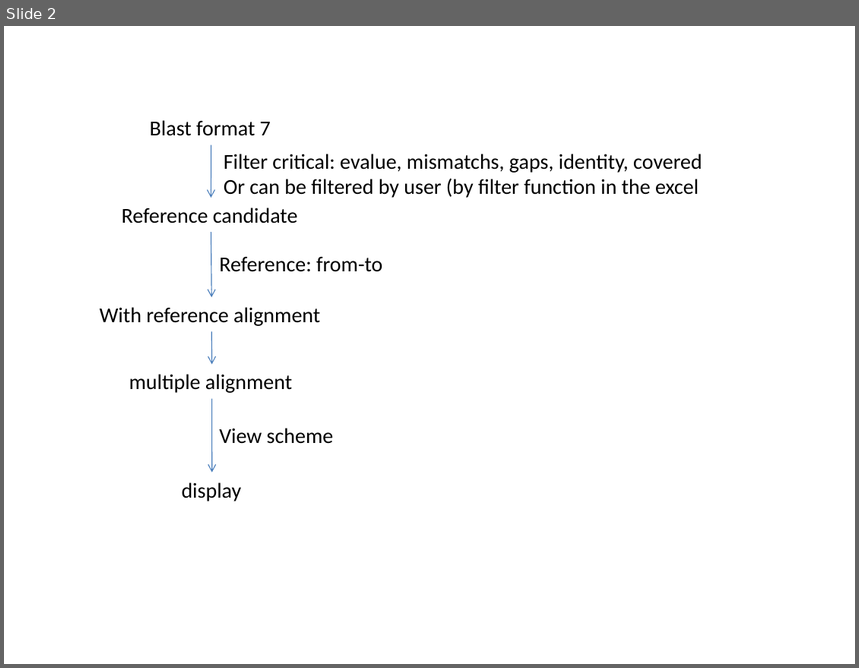
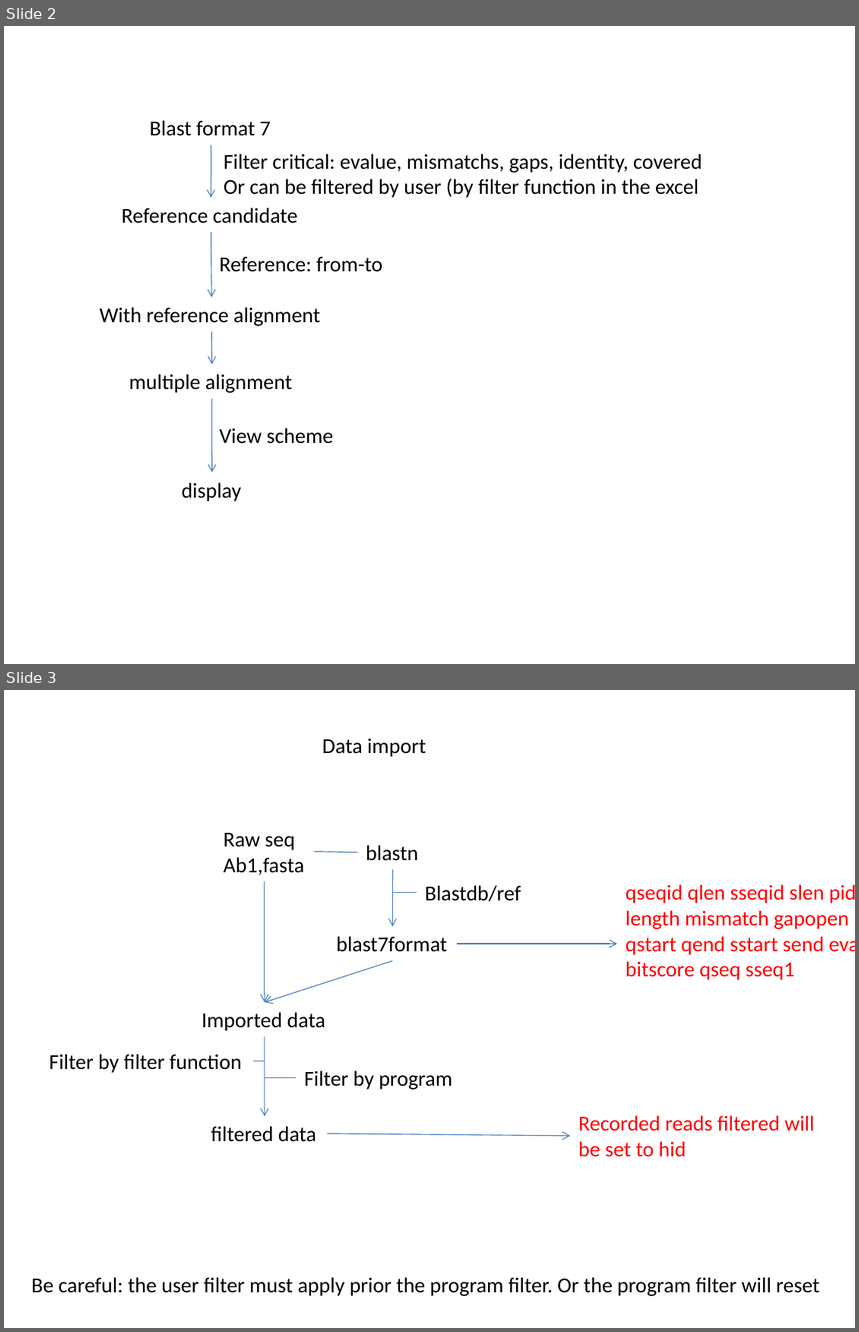
Before and after one commit to lry198010/EMview, a slide deck: doc/scheme_and_procedure.pptx. Shown one above the other, each under a label of ours: slide 2 before the commit, slides 2 and 3 after it. The pictures are 859x668 and 859x1332 pixels, drawn with LibreOffice and Linux fonts; fonts in the diff are those of the drawing. Boxes give left, top, right and bottom in pixels: in the first picture for what was removed or moved away, otherwise in the second. Text is boxed around its words. In the diff, an @@ line names an element or a change of style, - is before the commit and + after.

```diff
--- a/doc/scheme_and_procedure.pptx
+++ b/doc/scheme_and_procedure.pptx
@@ slide 3 added at <box>4,690,855,1328</box>, background #FFFFFF @@
@@ text added at <box>322,738,426,757</box>, 18 pt, text #000000 @@
+Data import
@@ text added at <box>224,833,305,875</box>, 18 pt, text #000000 @@
+Raw seq
+Ab1,fasta
@@ text added at <box>366,845,418,861</box>, 18 pt, text #000000 @@
+blastn
@@ line added from (314, 852) to (357, 853), #4B7EBC 0.75 pt @@
@@ arrow added from (393, 869) to (393, 926), #4B7EBC 0.75 pt @@
@@ arrow added from (265, 882) to (265, 1002), #4B7EBC 0.75 pt @@
@@ line added from (417, 893) to (393, 893), #4B7EBC 0.75 pt @@
@@ text added at <box>425,885,522,902</box>, 18 pt, text #000000 @@
+Blastdb/ref
@@ text added at <box>626,885,849,980</box>, 18 pt, text #FF0000 @@
+qseqid qlen sseqid slen pident length mismatch gapopen qstart qend sstart send evalue bitscore qseq sseq1
@@ text added at <box>336,936,447,952</box>, 18 pt, text #000000 @@
+blast7format
@@ arrow added from (393, 961) to (265, 1002), #4B7EBC 0.75 pt @@
@@ arrow added from (457, 944) to (617, 944), #4B7EBC 0.75 pt @@
@@ text added at <box>202,1012,325,1031</box>, 18 pt, text #000000 @@
+Imported data
@@ text added at <box>49,1054,242,1073</box>, 18 pt, text #000000 @@
+Filter by filter function
@@ arrow added from (265, 1037) to (265, 1116), #4B7EBC 0.75 pt @@
@@ line added from (253, 1061) to (265, 1061), #4B7EBC 0.75 pt @@
@@ text added at <box>304,1071,452,1090</box>, 18 pt, text #000000 @@
+Filter by program
@@ line added from (296, 1078) to (265, 1078), #4B7EBC 0.75 pt @@
@@ text added at <box>579,1116,814,1157</box>, 18 pt, text #FF0000 @@
+Recorded reads filtered will be set to hid
@@ text added at <box>211,1126,316,1142</box>, 18 pt, text #000000 @@
+filtered data
@@ arrow added from (326, 1134) to (570, 1136), #4B7EBC 0.75 pt @@
@@ text added at <box>31,1277,819,1296</box>, 18 pt, text #000000 @@
+Be careful: the user filter must apply prior the program filter. Or the program filter will reset
```
Also in this commit, not shown: 1 other slide added, 1 other file.
